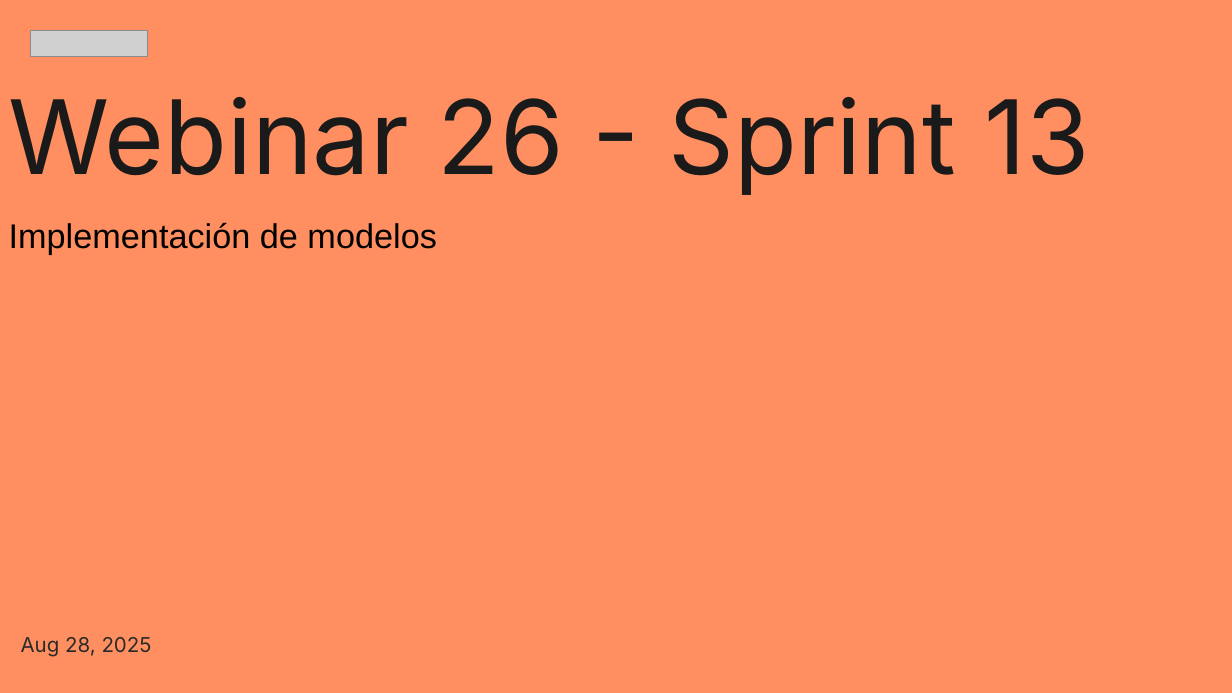
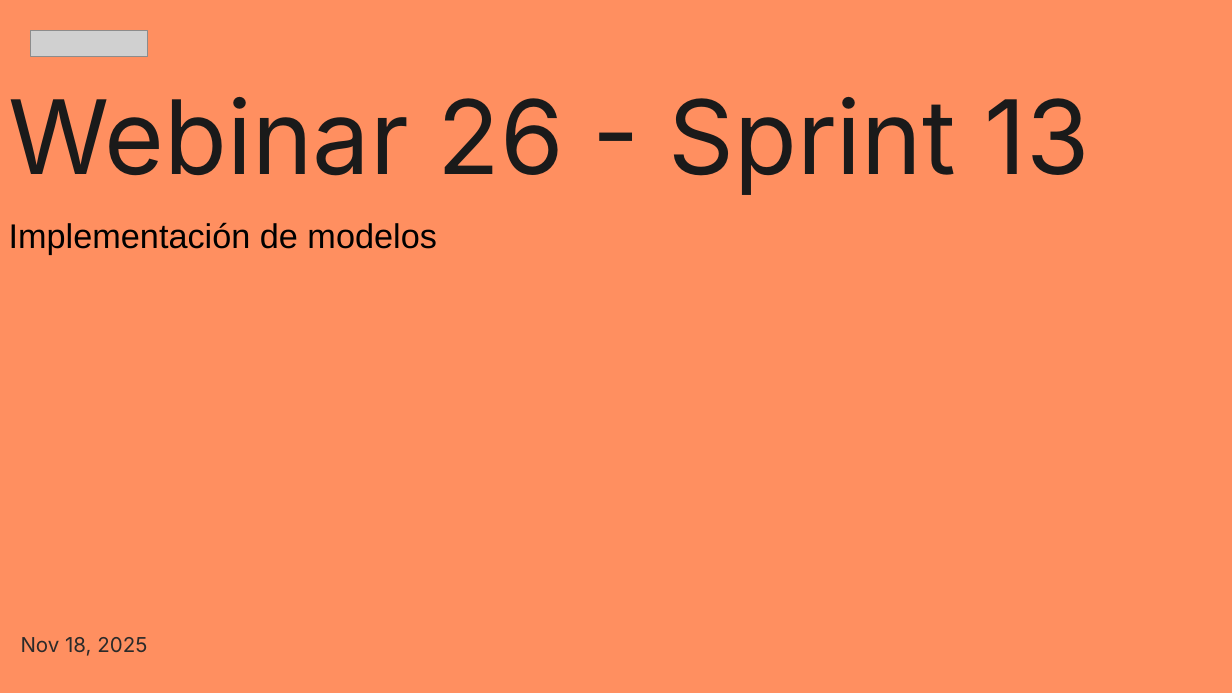
Before and after one commit to zyntonyson/bootcamp_ds_da, a slide deck: slide 1 of 13-ds-algebra-lineal/26-Modelos-personalizados.pptx. Drawn at 1232x693 pixels with LibreOffice and Linux fonts; fonts in the diff are those of the drawing; grey boxes stand for pictures. Boxes give left, top, right and bottom in pixels: in the first picture for what was removed or moved away, otherwise in the second. Text is boxed around its words. In the diff, an @@ line names an element or a change of style, - is before the commit and + after.

```diff
--- a/13-ds-algebra-lineal/26-Modelos-personalizados.pptx
+++ b/13-ds-algebra-lineal/26-Modelos-personalizados.pptx
@@ subtitle at (21,637,147,656): text changed @@
-Aug 28, 2025
+Nov 18, 2025
```
Also in this commit, not shown: 1 other slide changed, 2 slides added, 5 other files.
